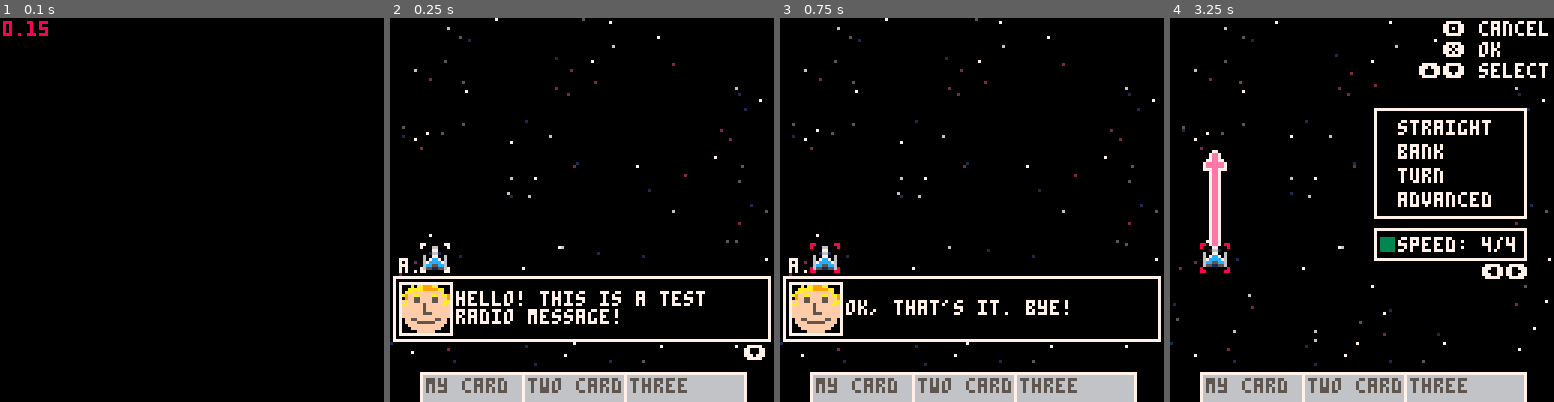
Above: before the commit, frames 1-4 (left to right).
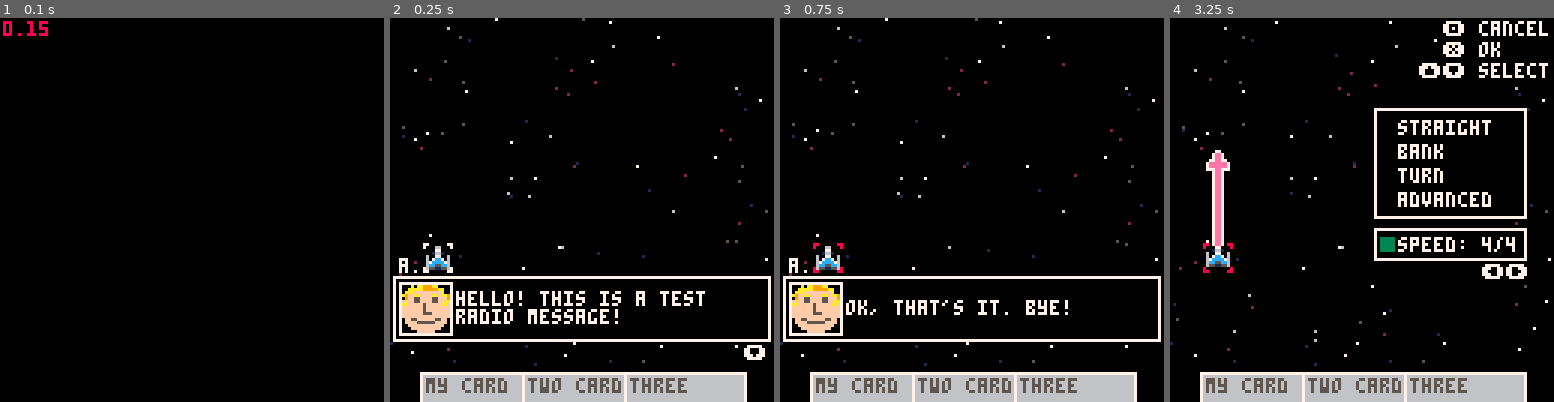
Above: after the commit, the same moments.

Repository: karjona/ondatra
Game: PICO-8 cartridge ondatra.p8
Same seed, same stepped clock (60 frames per second), same inputs: the game is played once before the commit and once after it.
Inputs:
- Up to frame 1 (0.1 s): no input
- Up to frame 2 (0.25 s): no input
- Up to frame 3 (0.75 s): tap X (X key) at 0.33 s; tap O (Z key) at 0.7 s
- Up to frame 4 (3.25 s): tap X (X key) at 1.07, 1.85, 2.97 s; hold Right 1.6-2.1 s; tap O (Z key) every 0.4 s from 1.7 to 2.9 s; hold Up 2.15-2.42 s; hold Right 2.47-3.03 s; hold Left from 3.08 s (still down)

Frame 1 is identical in both runs. In frame 2, 0.3% of the frame differs, in the area x 7-17%, y 58-67%; in frame 3, 0.3%; in frame 4, 1.1%, in the area x 7-17%, y 34-67%.

Commit message:
Change ship default starting position

Diff:
--- a/src/entities/ship.lua
+++ b/src/entities/ship.lua
@@ -12,7 +12,7 @@
     type = "ship",
     model = model,
     selected = true,
-    x = 15,
+    x = 16,
     y = 80,
     angle = 0,
     move_x = nil,
